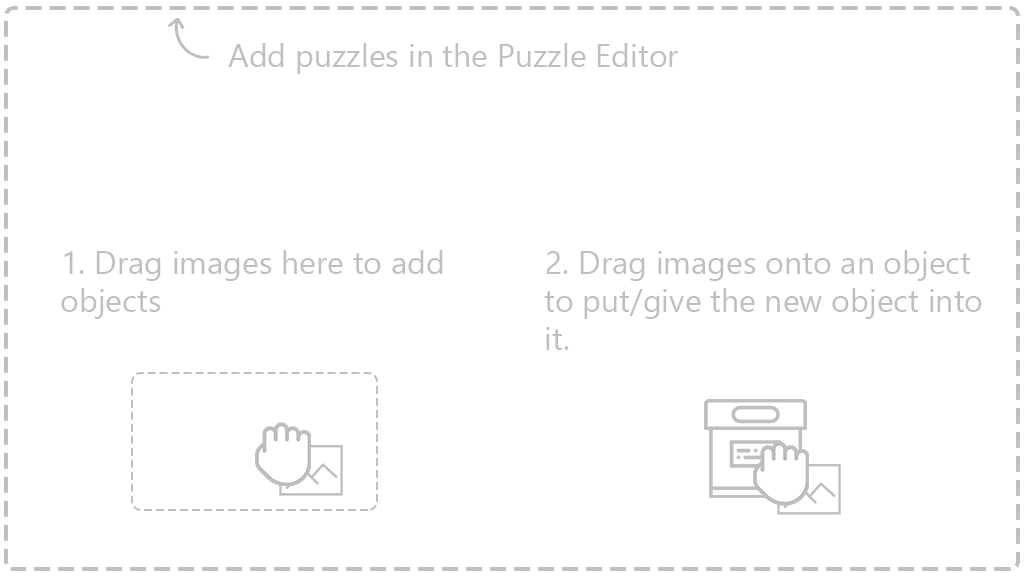
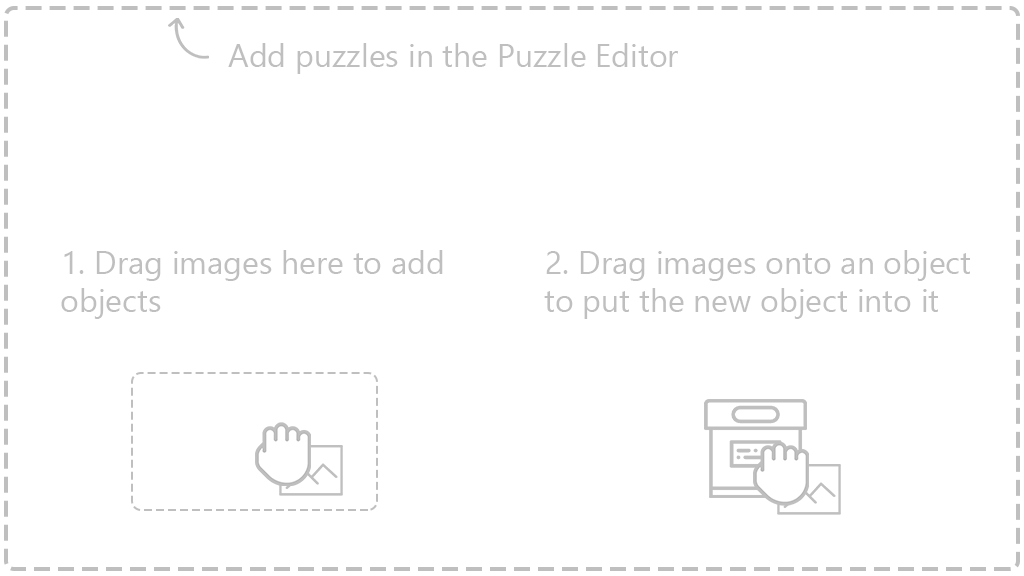
Layered file, before and after one edit (1024 x 576). Changes by layer:
renamed "2. Drag images onto an object to put/give the new object into i" to "2. Drag images onto an object to put the new object into it", painted on it over [546, 288, 982, 350]
